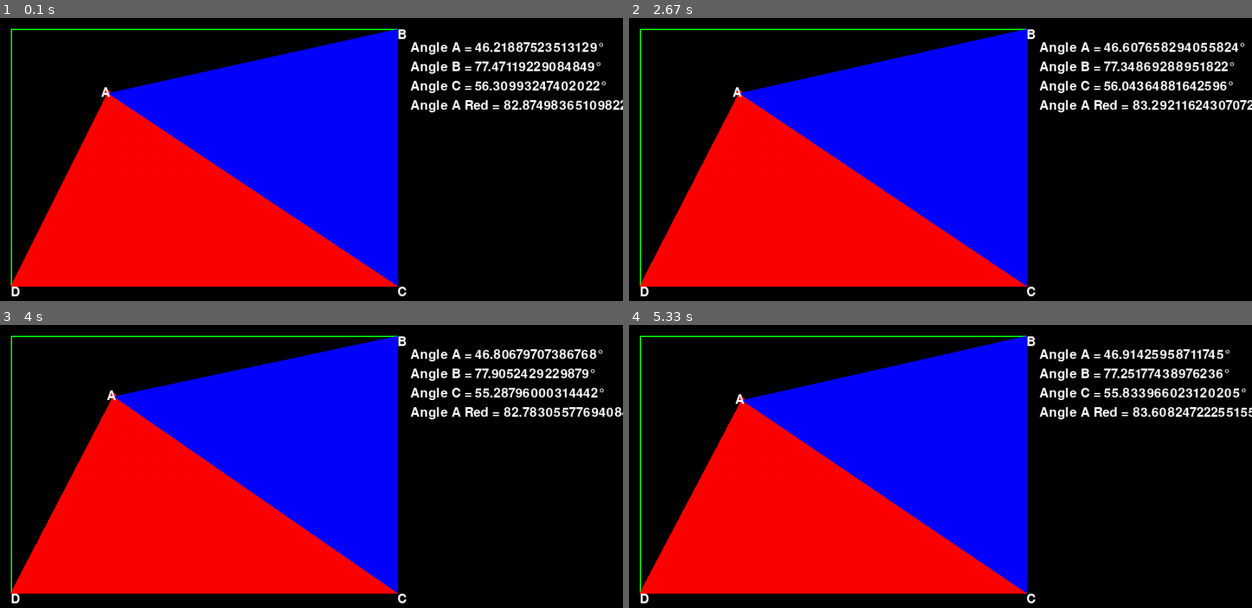
Above: before the commit, frames 1-4 (two rows, left to right).
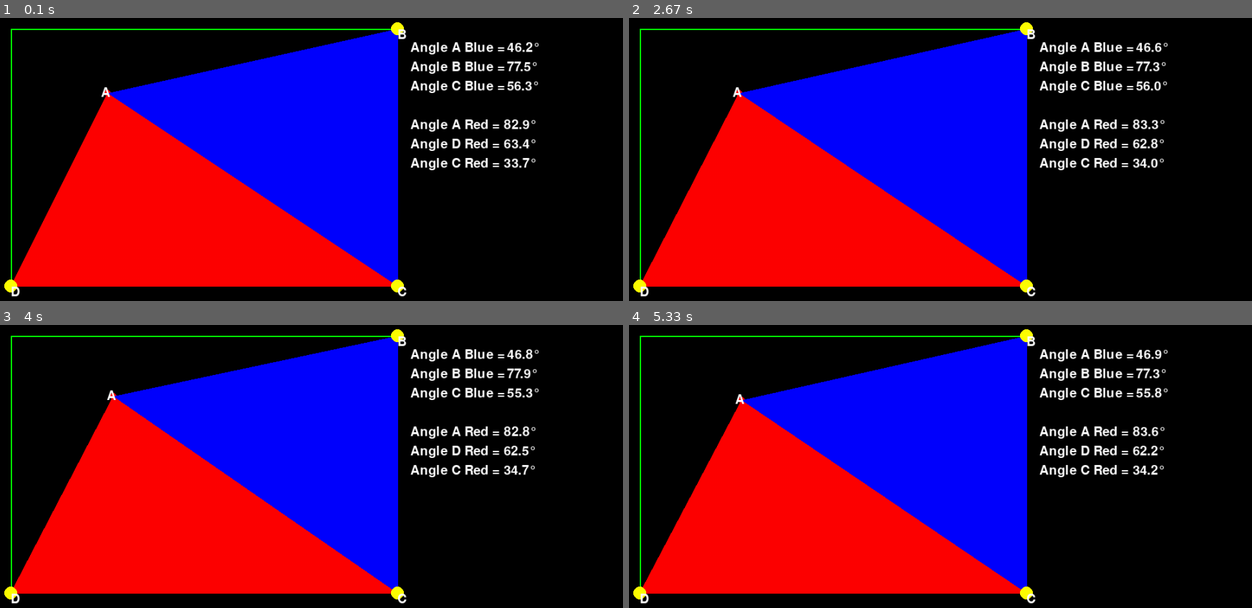
Above: after the commit, the same moments.

Repository: cs-utulsa/RoboMowerRepo
Game: pygame game, started from backend/semester2pygame.py
Same seed, same stepped clock (60 frames per second), same inputs: the game is played once before the commit and once after it.
Inputs:
- Up to frame 1 (0.1 s): no input
- Up to frame 2 (2.67 s): hold Right 0.33-0.8 s; hold Up 0.83-1.13 s; hold Right 1.17-1.63 s; hold Left 1.67-2.2 s; hold Down 2.23-2.53 s; hold Left from 2.57 s (still down)
- Up to frame 3 (4 s): release Left at 2.97 s; hold Up 3-3.37 s; hold Right from 3.4 s (still down)
- Up to frame 4 (5.33 s): release Right at 4.03 s; hold Down 4.07-4.43 s; hold Left 4.47-4.93 s; hold Right from 4.97 s (still down)

The runs differ from the first frame. In frame 1, 3.6% of the frame differs, in the area x 0-100%, y 1-97%; in frame 2, 3.6%; in frame 3, 3.5%; in frame 4, 3.6%.

Commit message:
pygame
Signed-off-by: Jeff Luong <56270844+JeffL2019@users.noreply.github.com>

Diff:
--- a/backend/semester2pygame.py
+++ b/backend/semester2pygame.py
@@ -36,68 +36,82 @@
     if keys[pygame.K_DOWN]:
         dot_y += .25
 
-    # Constrain the dot's movement to the rectangle
+    # constrain the dot's movement to the rectangle
     if not constraint_rect.collidepoint(dot_x, dot_y):
         dot_x = max(constraint_rect.left + dot_radius, dot_x)
         dot_x = min(constraint_rect.right - dot_radius, dot_x)
         dot_y = max(constraint_rect.top + dot_radius, dot_y)
         dot_y = min(constraint_rect.bottom - dot_radius, dot_y)
 
-    angle_A = abs(math.atan2(constraint_rect.topright[1]-dot_y,constraint_rect.topright[0]-dot_x)-math.atan2(constraint_rect.bottomright[1]-dot_y,constraint_rect.bottomright[0]-dot_x))
-    angle_A = math.degrees(angle_A)
+
+    # create the vectors AB, AC, BC, AD, and CD
+    AB = (dot_x - constraint_rect.topright[0], dot_y - constraint_rect.topright[1])
+    BC = (constraint_rect.bottomright[0] - constraint_rect.topright[0], constraint_rect.bottomright[1] - constraint_rect.topright[1])
+    AC = (constraint_rect.bottomright[0] - dot_x, constraint_rect.bottomright[1] - dot_y)
+    AD = (constraint_rect.bottomleft[0] - dot_x, constraint_rect.bottomleft[1] - dot_y)
+    CD = (constraint_rect.bottomright[0] - constraint_rect.bottomleft[0], constraint_rect.bottomright[1] - constraint_rect.bottomleft[1])
+
+    # calculate the magnitudes of vectors
+    AB_magnitude = math.sqrt(AB[0]*AB[0] + AB[1]*AB[1])
+    BC_magnitude = math.sqrt(BC[0]*BC[0] + BC[1]*BC[1])
+    AC_magnitude = math.sqrt(AC[0]*AC[0] + AC[1]*AC[1])
+    AD_magnitude = math.sqrt(AD[0]*AD[0] + AD[1]*AD[1])
+    CD_magnitude = math.sqrt(CD[0]*CD[0] + CD[1]*CD[1])
+
+    # blue triangle
+    # calculate the dot product of the vectors
+    dot_product = AB[0]*BC[0] + AB[1]*BC[1]
+    # calculate the angle between the vectors
+    angle_B_blue = math.acos(dot_product / (AB_magnitude * BC_magnitude))
+    angle_B_blue = math.degrees(angle_B_blue)
+
+    # calculate the angle between the vectors
+    angle_A_blue = abs(math.atan2(constraint_rect.topright[1] -
+        dot_y, constraint_rect.topright[0] - dot_x) -
+            math.atan2(constraint_rect.bottomright[1] - dot_y, constraint_rect.bottomright[0] - dot_x))
+    angle_A_blue = math.degrees(angle_A_blue)
+
+    # calculate the dot product of the vectors
+    dot_product = AC[0]*BC[0] + AC[1]*BC[1]
+    # calculate the angle between the vectors
+    angle_C_blue = math.acos(dot_product / (AC_magnitude * BC_magnitude))
+    angle_C_blue = math.degrees(angle_C_blue)
+
+    # red triangle
+    dot_product = AD[0]*AC[0] + AD[1]*AC[1]
+    angle_A_red = math.acos(dot_product / (AD_magnitude * AC_magnitude))
+    angle_A_red = math.degrees(angle_A_red)
+
+    dot_product = CD[0]*AC[0] + CD[1]*AC[1]
+    angle_C_red = math.acos(dot_product / (CD_magnitude * AC_magnitude))
+    angle_C_red = math.degrees(angle_C_red)
+
+    angle_D_red = 180 - angle_A_red - angle_C_red
 
 
-    # calculate the vectors AB and BC
-    AB = (dot_x - constraint_rect.topright[0], dot_y - constraint_rect.topright[1])
-    BC = (constraint_rect.bottomright[0] - constraint_rect.topright[0], constraint_rect.bottomright[1] - constraint_rect.topright[1])
-    # calculate the dot product of the vectors
-    dot_product = AB[0]*BC[0] + AB[1]*BC[1]
-    # calculate the magnitude of the vectors
-    AB_magnitude = math.sqrt(AB[0]*AB[0] + AB[1]*AB[1])
-    BC_magnitude = math.sqrt(BC[0]*BC[0] + BC[1]*BC[1])
-    # calculate the angle between the vectors
-    angle_B = math.acos(dot_product / (AB_magnitude * BC_magnitude))
-    angle_B = math.degrees(angle_B)
-
-    # calculate the vectors BC and AC
-    AC = (constraint_rect.bottomright[0] - dot_x, constraint_rect.bottomright[1] - dot_y)
-    # calculate the dot product of the vectors
-    dot_product = BC[0]*AC[0] + BC[1]*AC[1]
-    # calculate the magnitude of the vectors
-    AC_magnitude = math.sqrt(AC[0]*AC[0] + AC[1]*AC[1])
-    # calculate the angle between the vectors
-    angle_C = math.acos(dot_product / (BC_magnitude * AC_magnitude))
-    angle_C = math.degrees(angle_C)
-
-
-    # Create a new point D at the bottom left of the constraining rectangle
-    point_D = (constraint_rect.left, constraint_rect.bottom)
-
-    # Calculate the angle A prime using the lines from point A to C and point A to D
-    AC = (constraint_rect.bottomright[0] - dot_x, constraint_rect.bottomright[1] - dot_y)
-    AD = (point_D[0] - dot_x, point_D[1] - dot_y)
-    dot_product = AC[0]*AD[0] + AC[1]*AD[1]
-    AC_magnitude = math.sqrt(AC[0]*AC[0] + AC[1]*AC[1])
-    AD_magnitude = math.sqrt(AD[0]*AD[0] + AD[1]*AD[1])
-    angle_A_prime = math.acos(dot_product / (AC_magnitude * AD_magnitude))
-    angle_A_prime = math.degrees(angle_A_prime)
-
-
+    # round the numbers to the nearest tenth
+    angle_B_blue = "{:.1f}".format(angle_B_blue)
+    angle_A_blue = "{:.1f}".format(angle_A_blue)
+    angle_C_blue = "{:.1f}".format(angle_C_blue)
+    angle_A_red = "{:.1f}".format(angle_A_red)
+    angle_D_red = "{:.1f}".format(angle_D_red)
+    angle_C_red = "{:.1f}".format(angle_C_red)
 
 
 
     # Draw the dot, the rectangle, the triangle, and the angles on the screen
     screen.fill((0, 0, 0))
+    # Draw the mower as a dot
     pygame.draw.circle(screen, dot_color, (dot_x, dot_y), dot_radius)
+    # Draw the contraining rectangle
     pygame.draw.rect(screen, (0, 255, 0), constraint_rect, 2)
+    # Draw the new triangle using the points A, B, and C
     pygame.draw.polygon(screen, (0, 0, 255), [(dot_x, dot_y), constraint_rect.topright, constraint_rect.bottomright])
-    # pygame.draw.circle(screen, dot_color, constraint_rect.bottomleft, dot_radius)
-    pygame.draw.polygon(screen, (255, 0, 0),
-                        [(dot_x, dot_y), constraint_rect.bottomright,
-                         (constraint_rect.left, constraint_rect.bottom)])
-
     # Draw the new triangle using the points A, C, and D
-    pygame.draw.polygon(screen, (255, 0, 0), [(dot_x, dot_y), constraint_rect.bottomright, point_D])
+    pygame.draw.polygon(screen, (255, 0, 0), [(dot_x, dot_y), constraint_rect.bottomright, constraint_rect.bottomleft])
+    pygame.draw.circle(screen, (255,255,0), constraint_rect.topright, 10)
+    pygame.draw.circle(screen, (255,255,0), constraint_rect.bottomright, 10)
+    pygame.draw.circle(screen, (255,255,0), constraint_rect.bottomleft, 10)
 
 
 
@@ -109,16 +123,20 @@
 
 
     # Draw the angle labels
-    screen.blit(font.render("Angle A =", True, (255, 255, 255)), (constraint_rect.right + 20, constraint_rect.top + 20))
-    screen.blit(font.render("Angle B =", True, (255, 255, 255)), (constraint_rect.right + 20, constraint_rect.top + 50))
-    screen.blit(font.render("Angle C =", True, (255, 255, 255)), (constraint_rect.right + 20, constraint_rect.top + 80))
-    screen.blit(font.render("Angle A Red =", True, (255, 255, 255)), (constraint_rect.right + 20, constraint_rect.top + 110))
+    screen.blit(font.render("Angle A Blue =", True, (255, 255, 255)), (constraint_rect.right + 20, constraint_rect.top + 20))
+    screen.blit(font.render("Angle B Blue =", True, (255, 255, 255)), (constraint_rect.right + 20, constraint_rect.top + 50))
+    screen.blit(font.render("Angle C Blue =", True, (255, 255, 255)), (constraint_rect.right + 20, constraint_rect.top + 80))
+    screen.blit(font.render("Angle A Red =", True, (255, 255, 255)), (constraint_rect.right + 20, constraint_rect.top + 140))
+    screen.blit(font.render("Angle D Red =", True, (255, 255, 255)), (constraint_rect.right + 20, constraint_rect.top + 170))
+    screen.blit(font.render("Angle C Red =", True, (255, 255, 255)), (constraint_rect.right + 20, constraint_rect.top + 200))
 
     # Draw the angles
-    screen.blit(font.render(str(angle_A)+"°", True, (255, 255, 255)), (constraint_rect.right + 120, constraint_rect.top + 20))
-    screen.blit(font.render(str(angle_B)+"°", True, (255, 255, 255)), (constraint_rect.right + 120, constraint_rect.top + 50))
-    screen.blit(font.render(str(angle_C)+"°", True, (255, 255, 255)), (constraint_rect.right + 120, constraint_rect.top + 80))
-    screen.blit(font.render(str(angle_A_prime)+"°", True, (255, 255, 255)), (constraint_rect.right + 165, constraint_rect.top + 110))
+    screen.blit(font.render(str(angle_A_blue)+"°", True, (255, 255, 255)), (constraint_rect.right + 170, constraint_rect.top + 20))
+    screen.blit(font.render(str(angle_B_blue)+"°", True, (255, 255, 255)), (constraint_rect.right + 170, constraint_rect.top + 50))
+    screen.blit(font.render(str(angle_C_blue)+"°", True, (255, 255, 255)), (constraint_rect.right + 170, constraint_rect.top + 80))
+    screen.blit(font.render(str(angle_A_red)+"°", True, (255, 255, 255)), (constraint_rect.right + 165, constraint_rect.top + 140))
+    screen.blit(font.render(str(angle_D_red)+"°", True, (255, 255, 255)), (constraint_rect.right + 165, constraint_rect.top + 170))
+    screen.blit(font.render(str(angle_C_red)+"°", True, (255, 255, 255)), (constraint_rect.right + 165, constraint_rect.top + 200))
 
 
 
